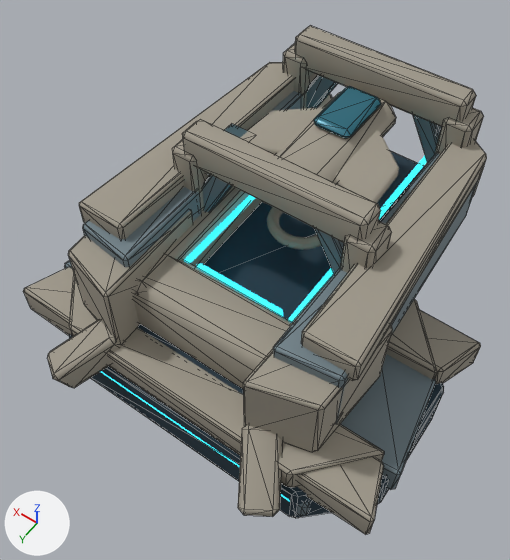
Two versions of the glTF model space-battleship/assets/planets/facilities_v8/shipyard.glb, one commit apart.
Camera for both pictures: a camera (50 mm lens) standing at (-1.92, 2.56, 4.95) and looking at (0.07, -0.23, 0.56). The axes (+X, +Y, +Z) are drawn at lower left. The lights are the same throughout. The older version comes first. Mesh edges are drawn as thin lines on the coarser meshes. Where no turn or scale is listed for an object, it has been applied to the vertices.

Objects in the first picture: 'Common flared primary load bank.007', 'Dark launch trench', 'Deep dock root hangar mass', 'Deep dock root hangar mass.001', 'Heavy dock overhead load arch', 'Heavy dock overhead load arch.001', 'Inner dock transfer jaw', 'Integrated tapered pressure socket.003', 'Long angular side armor along open dock', 'Long angular side armor along open dock.001', 'Tapered pressure hangar shell framing launch void', 'Visible heavy socket-to-ring shear key.006' and 28 more.
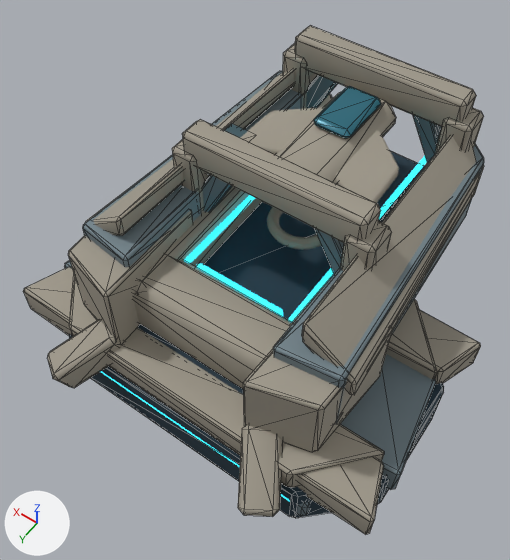
Where the change shows, as pixel boxes (x1, y1, x2, y2) in the pictures (510 x 560 px):
'Long angular side armor along open dock', deleted: before (301, 139, 487, 381)
'Deep sloped armored dock shoulder around open launch void', added: after (302, 136, 480, 395)
'Long angular side armor along open dock.001', deleted: before (79, 62, 294, 240)
'Deep sloped armored dock shoulder around open launch void.001', added: after (85, 69, 295, 236)

The change, as a list of edits to the scene's bpy script:
```text
Add me_deep_sloped_armored_dock_shoulder_around_open_launch_void_001:
    me_deep_sloped_armored_dock_shoulder_around_open_launch_void_001.from_pydata(...)  # 24 vertices, 44 faces; spans x 0.7..1.16, y -1.95..0.43, z 0.94..1.42
    me_deep_sloped_armored_dock_shoulder_around_open_launch_void_001.materials.append(mat_warm_faceted_ivory_armor)  # grey #a0998b
Add me_deep_sloped_armored_dock_shoulder_around_open_launch_void:
    me_deep_sloped_armored_dock_shoulder_around_open_launch_void.from_pydata(...)  # 24 vertices, 44 faces; spans x -1.16..-0.7, y -1.95..0.43, z 0.94..1.42
    me_deep_sloped_armored_dock_shoulder_around_open_launch_void.materials.append(mat_warm_faceted_ivory_armor)  # grey #a0998b
Remove ob_long_angular_side_armor_along_open_dock:
    ob_long_angular_side_armor_along_open_dock = bpy.data.objects.new('Long angular side armor along open dock', me_long_angular_side_armor_along_open_dock)
    ob_long_angular_side_armor_along_open_dock.location = (0.0, 0.0, 0.0)
Remove ob_long_angular_side_armor_along_open_dock_001:
    ob_long_angular_side_armor_along_open_dock_001 = bpy.data.objects.new('Long angular side armor along open dock.001', me_long_angular_side_armor_along_open_dock_001)
    ob_long_angular_side_armor_along_open_dock_001.location = (0.0, 0.0, 0.0)
Add ob_deep_sloped_armored_dock_shoulder_around_open_launch_void_001:
    ob_deep_sloped_armored_dock_shoulder_around_open_launch_void_001 = bpy.data.objects.new('Deep sloped armored dock shoulder around open launch void.001', me_deep_sloped_armored_dock_shoulder_around_open_launch_void_001)
    ob_deep_sloped_armored_dock_shoulder_around_open_launch_void_001.location = (0.0, 0.0, 0.0)
Add ob_deep_sloped_armored_dock_shoulder_around_open_launch_void:
    ob_deep_sloped_armored_dock_shoulder_around_open_launch_void = bpy.data.objects.new('Deep sloped armored dock shoulder around open launch void', me_deep_sloped_armored_dock_shoulder_around_open_launch_void)
    ob_deep_sloped_armored_dock_shoulder_around_open_launch_void.location = (0.0, 0.0, 0.0)
```
